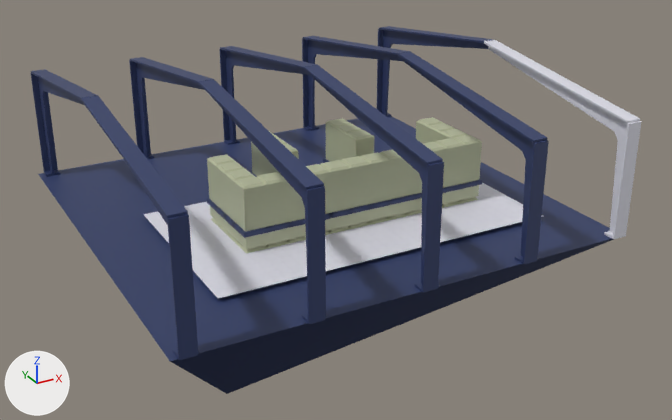
The glTF model dist/obj/clean-room.gltf, before and after one commit.
Before and after are seen from a 50 mm camera at (-19.1, -36.5, 17.4) aimed at (0.1, -1.5, -0.1). Every picture has the same lights, and +X, +Y and +Z are marked at lower left. Where no turn or scale is listed for an object, it has been applied to the vertices. Vertices at the same position are counted once.
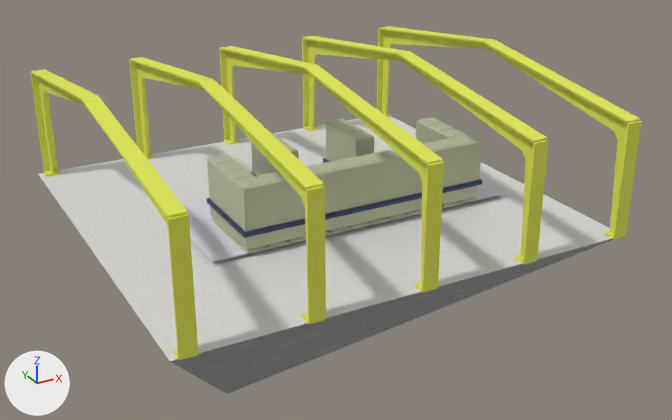
Where the newer file only moved an object's origin or applied its transform, the numbers keep the older frame.

Location of each change, (x1, y1, x2, y2) in pixels of the pictures (672 x 420 px):
part 1 of me_cube_004, deleted
    before: (143, 190, 543, 299)
part 2 of me_cube_004, recoloured (grey to yellow)
    both: (483, 39, 642, 239)
part 3 of me_cube_004, recoloured (blue to grey)
    both: (38, 116, 614, 394)
part 4 of me_cube_004, recoloured (blue to yellow)
    both: (31, 26, 549, 360)

Patch to the scene script:
```diff
--- a/dist/obj/clean-room.gltf.py
+++ b/dist/obj/clean-room.gltf.py
@@ img_cement @@
+img_cement = load_image('cement', '_unpacked/cement', 1140, 1140, 'sRGB')
@@ mat_cement @@
+mat_cement = principled_material('Cement')
+mat_cement.texture = img_cement
@@ mat_material_001 @@
+mat_material_001 = principled_material('Material.001')
+mat_material_001.base_color = (0.756, 0.8, 0.0909)  # yellow #e1e755
+mat_material_001.roughness = 1.0
@@ me_cube_004 @@
 # used by ob_cube_010; location = (9.7, -10.1, -0.2)
-me_cube_004.from_pydata(...)  # 4610 vertices, 11538 faces; spans x -20.7..0.3, y 0.0..20.1, z -2.0..6.7
+me_cube_004.from_pydata(...)  # 3298 vertices, 8066 faces; spans x -20.7..0.3, y 0.0..20.1, z -2.0..6.7
+# me_cube_004 part 1: 1312 vertices removed from x -17.7..-1.7, y 3.1..12.1, z 0.2
+# me_cube_004 part 2: 106 faces spanning x -0.4..0.3, y 0.0..10.1, z 0.0..6.7 switch from mat_tile (white #dddde7) to mat_material_001 (yellow #e1e755)
+# me_cube_004 part 3: 12 faces spanning x -20.7..0.3, y 0.1..20.1, z -2.0..0.0 switch from mat_bumper (dark blue #2f3c66) to mat_cement (picture img_cement)
+# me_cube_004 part 4: 976 faces spanning x -20.4..0.3, y 0.0..20.1, z 0.0..6.7 switch from mat_bumper (dark blue #2f3c66) to mat_material_001 (yellow #e1e755)
 me_cube_004.materials.append(mat_material)
```
